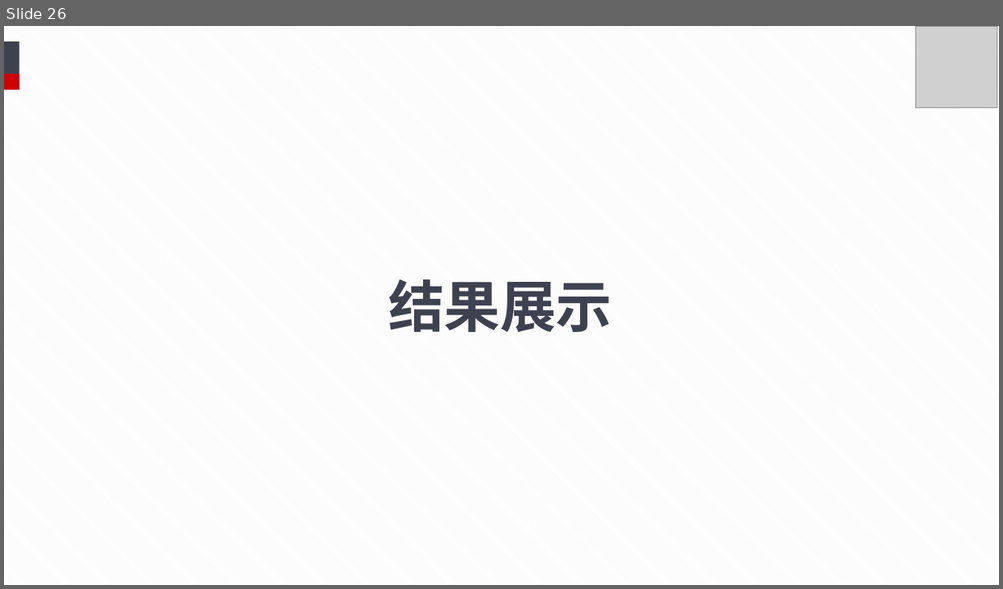
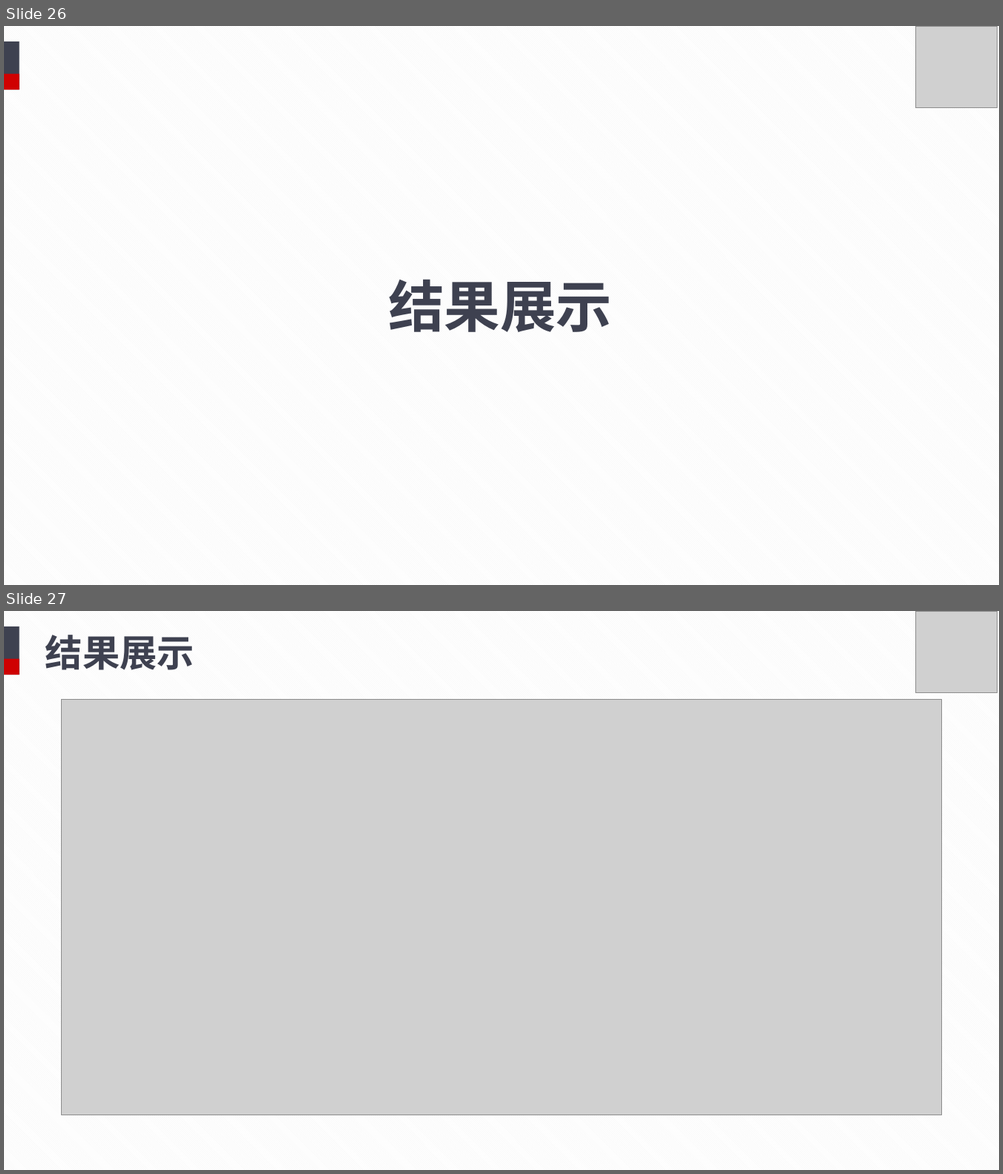
Before and after one commit to TuJin07/Relational-Algebra-Operation-System, a slide deck: doc/终期答辩.pptx. Shown one above the other, each under a label of ours: slide 26 before the commit, slides 26 and 27 after it. The pictures are 1003x589 and 1003x1174 pixels, drawn with LibreOffice and Linux fonts; fonts in the diff are those of the drawing; grey boxes stand for pictures. Boxes give left, top, right and bottom in pixels: in the first picture for what was removed or moved away, otherwise in the second. Text is boxed around its words. In the diff, an @@ line names an element or a change of style, - is before the commit and + after.

```diff
--- a/doc/终期答辩.pptx
+++ b/doc/终期答辩.pptx
@@ slide 27 added at box(4, 611, 999, 1170), background pattern #F2F2F2 on #FFFFFF @@
@@ rectangle added at box(4, 627, 20, 675), fill #3E4150 @@
@@ picture added at box(916, 611, 998, 693) @@
@@ text added at box(45, 635, 195, 670), 36 pt, text #3E4150, bold @@
+结果展示
@@ rectangle added at box(4, 659, 20, 675), fill #CF0101 @@
@@ picture added at box(62, 699, 942, 1115) @@
```
Also in this commit, not shown: 2 slides changed, 1 slide removed.
